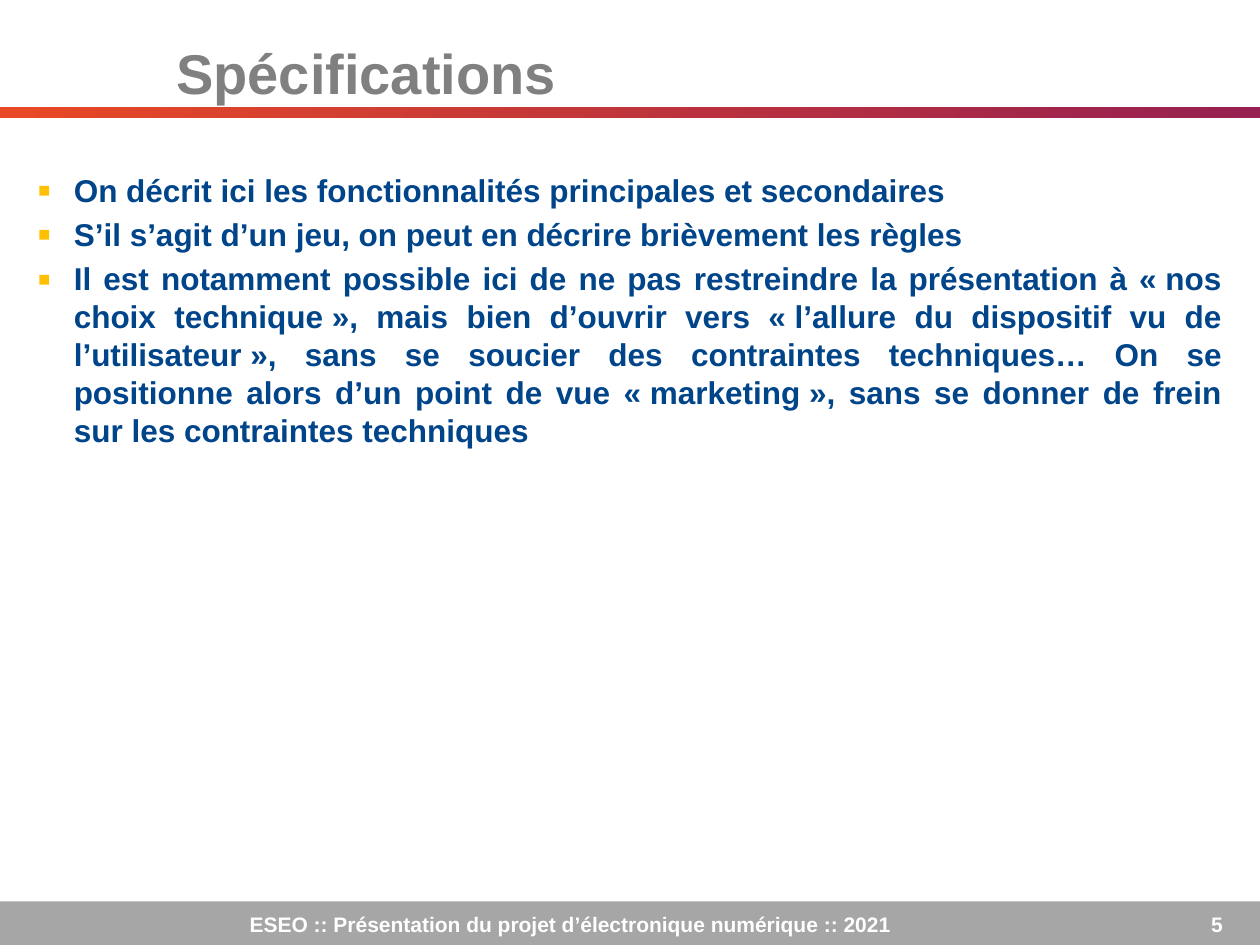
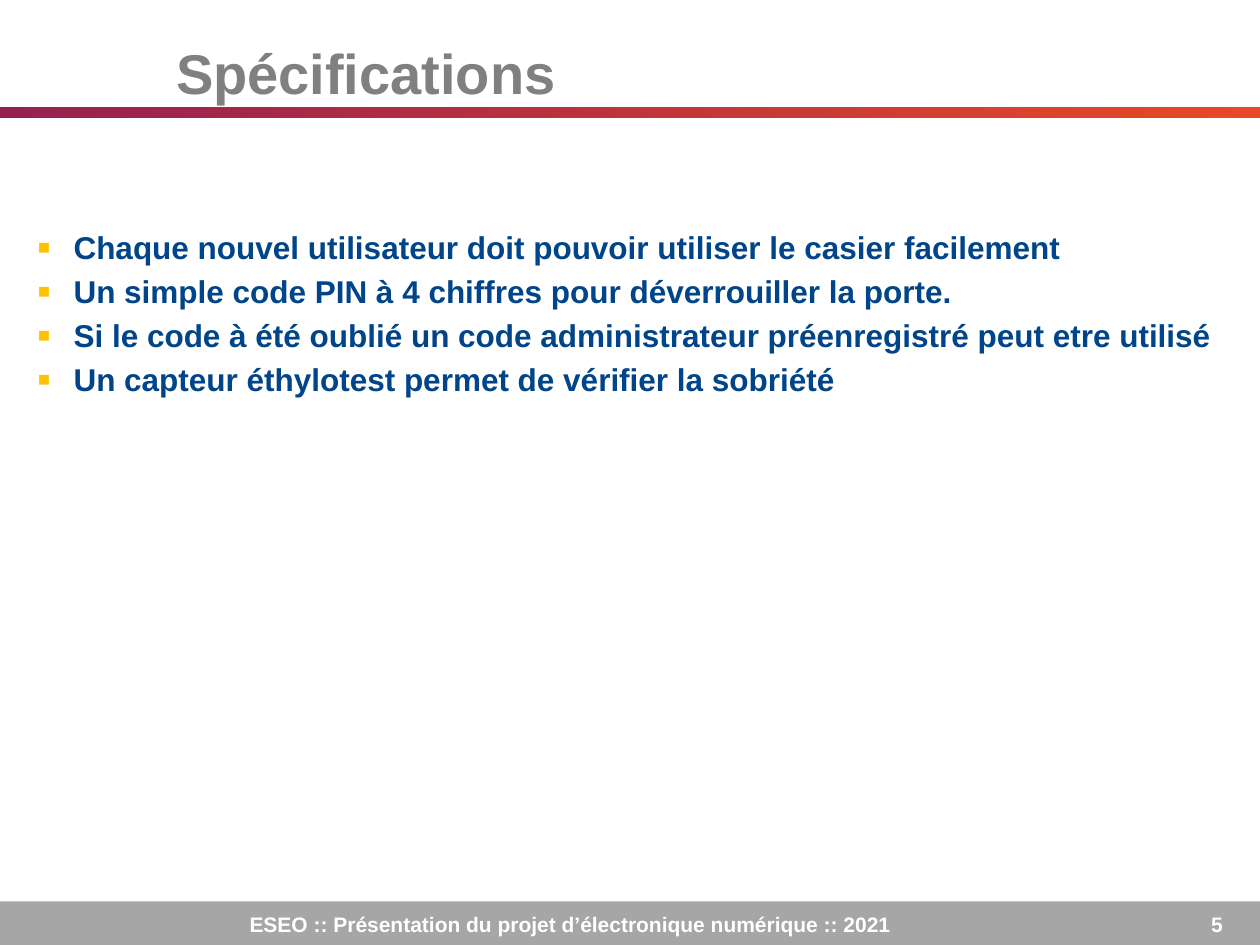
Before and after one commit to Louisonn/DEEP, a slide deck: slide 5 of TrameSoutenance.pptx. Drawn at 1260x945 pixels with LibreOffice and Linux fonts; fonts in the diff are those of the drawing; background and template pictures are left out. Boxes give left, top, right and bottom in pixels: in the first picture for what was removed or moved away, otherwise in the second. Text is boxed around its words. In the diff, an @@ line names an element or a change of style, - is before the commit and + after.

```diff
--- a/TrameSoutenance.pptx
+++ b/TrameSoutenance.pptx
@@ rectangle at (0, 107, 1260, 117): fill gradient #962051 to #E84926 to gradient #E84926 to #962051 @@
@@ text at (74, 236, 1210, 397): text changed @@
-▪ On décrit ici les fonctionnalités principales et secondaires
-▪ S’il s’agit d’un jeu, on peut en décrire brièvement les règles
-▪ Il est notamment possible ici de ne pas restreindre la présentation à « nos choix technique », mais bien d’ouvrir vers « l’allure du dispositif vu de l’utilisateur », sans se soucier des contraintes techniques… On se positionne alors d’un point de vue « marketing », sans se donner de frein sur les contraintes techniques
+▪ Chaque nouvel utilisateur doit pouvoir utiliser le casier facilement
+▪ Un simple code PIN à 4 chiffres pour déverrouiller la porte.
+▪ Si le code à été oublié un code administrateur préenregistré peut etre utilisé
+▪ Un capteur éthylotest permet de vérifier la sobriété
```
Also in this commit, not shown: 15 other slides changed.
